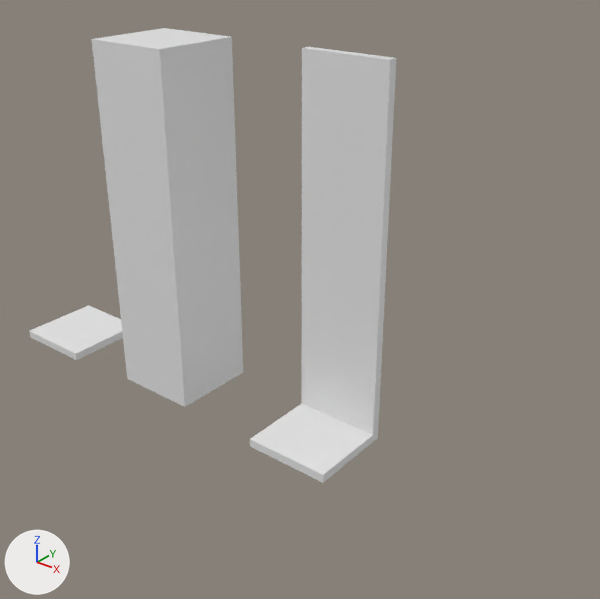
Renders of the Blender file external_workflows/blender/grid_library_source/grid_library_source1.blend from each side of a commit.
Rendered twice from a camera (50 mm lens) standing at (8.6, -6.0, 5.3) and looking at (3.64, 0.2, 1.46). The lights are fixed; the arrows at lower left show +X, +Y and +Z. The picture after the commit comes second.

The scene before the commit, as lines of its bpy script (objects in view):
```python
me_cube = bpy.data.meshes.new('Cube')
me_cube.from_pydata(...)  # a box spanning x -0.5..0.5, y -0.5..0.5, z -0.1..0.0
me_cube.materials.append(mat_material)  # white #e7e7e7
me_cube_001 = bpy.data.meshes.new('Cube.001')
me_cube_001.from_pydata(...)  # a box spanning x -0.5..0.5, y -0.5..0.5, z 0.0..4.0
me_cube_001.materials.append(mat_material)  # white #e7e7e7
me_cube_002 = bpy.data.meshes.new('Cube.002')
me_cube_002.from_pydata(...)  # 16 vertices, 14 faces; spans x -0.5..0.5, y -0.5..0.5, z -0.1..4.0
me_cube_002.materials.append(mat_material)  # white #e7e7e7
ob_floor = bpy.data.objects.new('Floor', me_cube)
ob_floor.location = (0.0, 0.0, 0.0)
ob_ladder = bpy.data.objects.new('Ladder', me_cube_002)
ob_ladder.location = (4.0, 0.0, 0.0)
ob_wall = bpy.data.objects.new('Wall', me_cube_001)
ob_wall.location = (2.0, 0.0, 0.0)
```
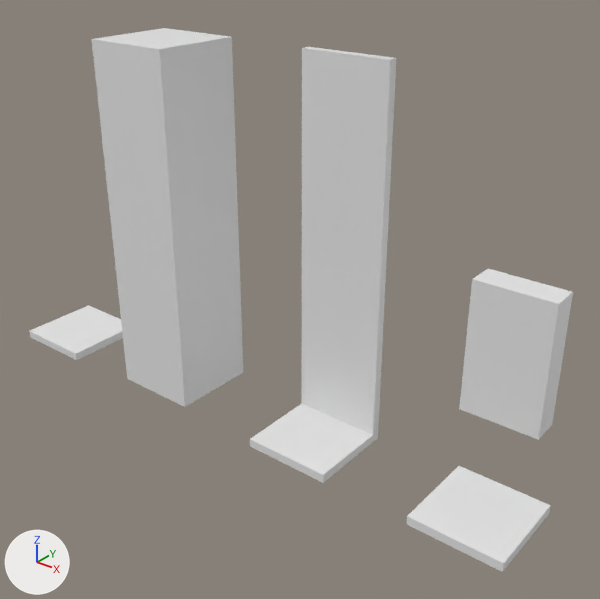
Commit message: new tile type alarm but not integrated into astar yet

Patch to the scene script:
```diff
--- a/external_workflows/blender/grid_library_source/grid_library_source1.blend.py
+++ b/external_workflows/blender/grid_library_source/grid_library_source1.blend.py
@@ me_cube_003 @@
+me_cube_003.from_pydata(...)  # a box spanning x -0.5..0.5, y -0.5..0.5, z -0.1..0.0; a box spanning x -0.4..0.4, y 0.18..0.48, z 0.9..2.26
+me_cube_003.materials.append(mat_material)  # white #e7e7e7
@@ ob_alarm @@
+ob_alarm = bpy.data.objects.new('Alarm', me_cube_003)
+ob_alarm.location = (6.0, 0.0, 0.0)
```

Boxes [x1, y1, x2, y2] around the edits, measured in the pictures (600 x 599 px):
'Alarm', added
    after: [407, 269, 573, 572]
